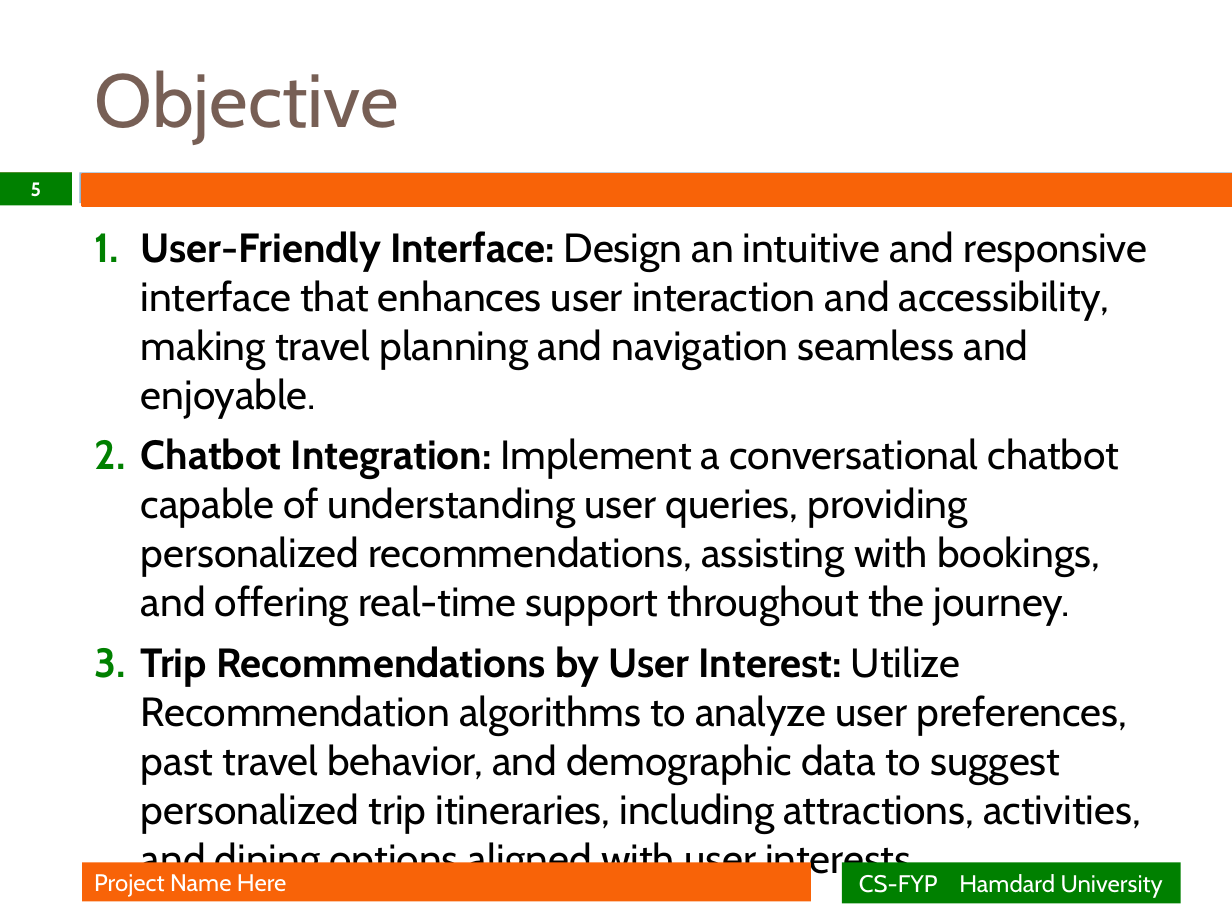
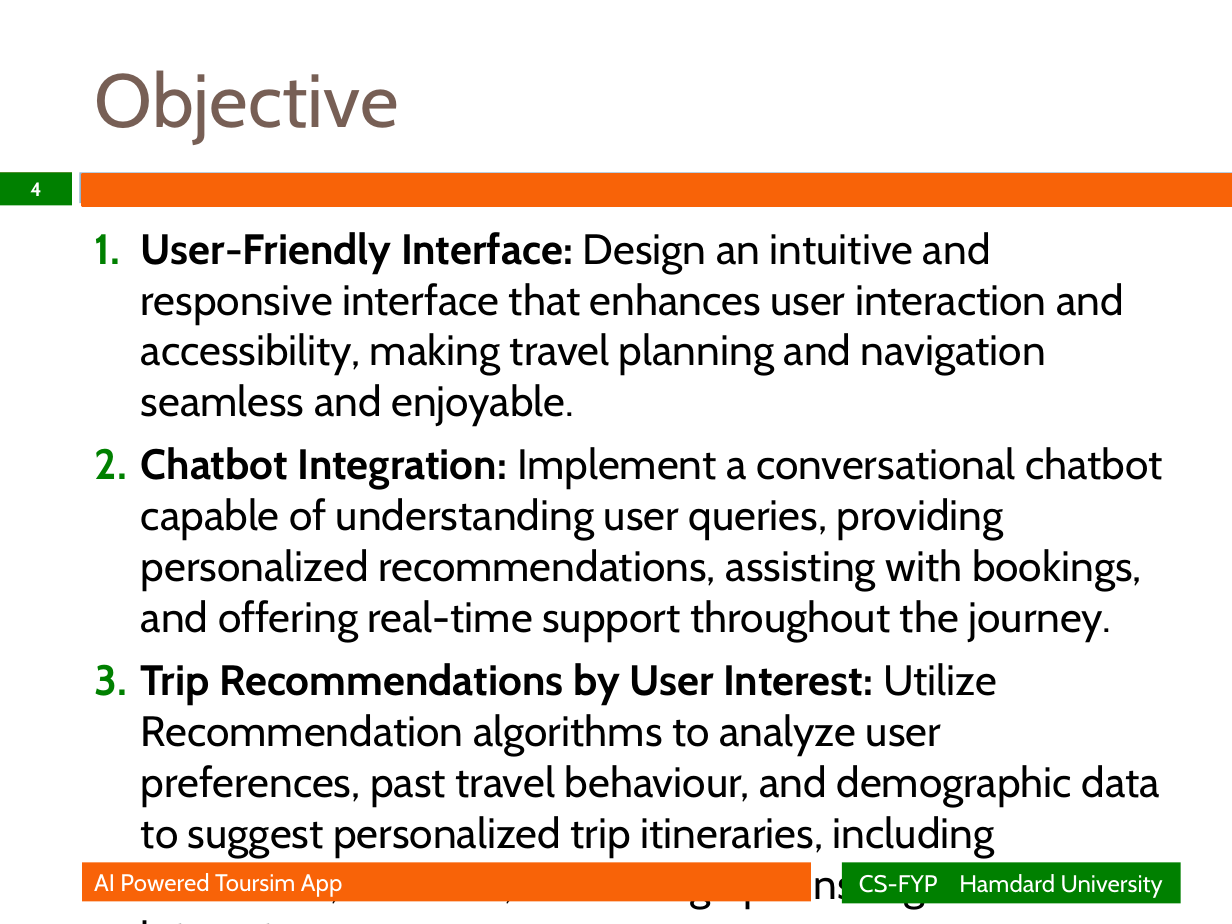
Before and after one commit to Daniyal702/TourismAppWithDocs, a slide deck: slide 4 of FYP Presentation.pptx (slide 5 before the commit). Drawn at 1232x924 pixels with LibreOffice and Linux fonts; fonts in the diff are those of the drawing; background and template pictures are left out. Boxes give left, top, right and bottom in pixels: in the first picture for what was removed or moved away, otherwise in the second. Text is boxed around its words. In the diff, an @@ line names an element or a change of style, - is before the commit and + after.

```diff
--- a/FYP Presentation.pptx
+++ b/FYP Presentation.pptx
@@ page number at (30,182,41,196): text changed @@
-5
+4
@@ text at (141,232,1162,643): size 23.8 to 24.8 pt in "User-Friendly Interface: Design an intuitive and responsive ...", "Chatbot Integration: Implement a conversational chatbot capa ..." @@
@@ text at (141,663,1165,909): text changed; size 23.8 to 24.8 pt @@
-3. Trip Recommendations by User Interest: Utilize Recommendation algorithms to analyze user preferences, past travel behavior, and demographic data to suggest personalized trip itineraries, including attractions, activities, and dining options aligned with user interests.
+3. Trip Recommendations by User Interest: Utilize Recommendation algorithms to analyze user preferences, past travel behaviour, and demographic data to suggest personalized trip itineraries, including attractions, activities, and dining options aligned with user interests.
@@ text in rectangle at (94,873,342,897): text changed @@
-Project Name Here
+AI Powered Toursim App
```
Also in this commit, not shown: 13 other slides changed, 2 slides added, 2 slides removed.
